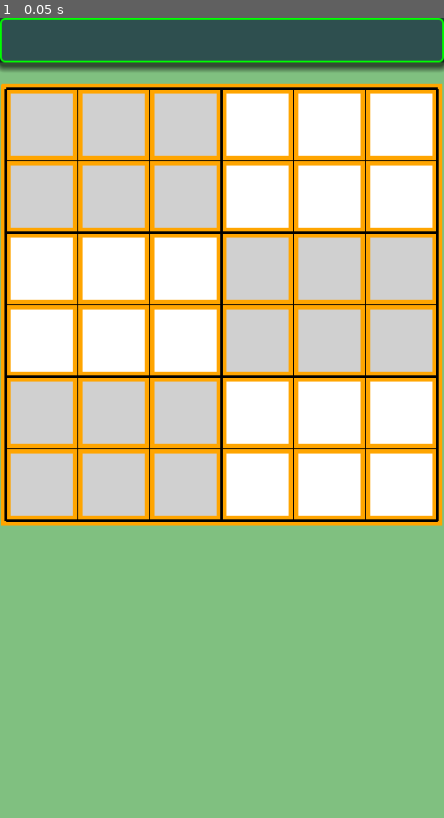
Above: before the commit, frame 1.
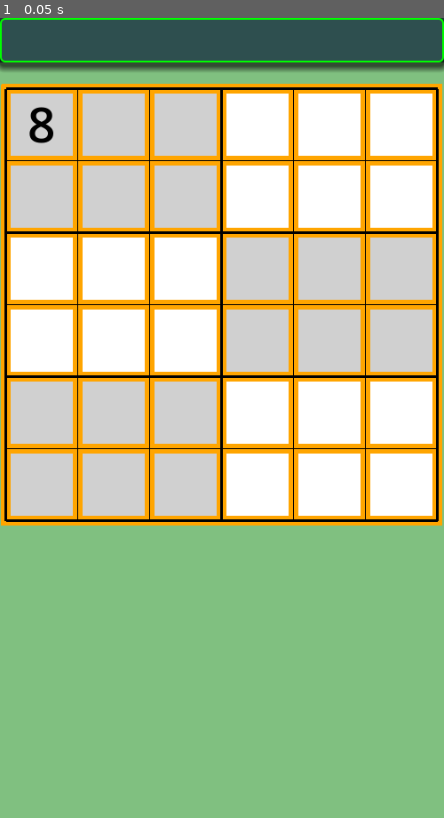
Above: after the commit, the same moment.

Repository: vivisuke/GD4KillerSudoku6
Game: Godot game, scene res://main_scene.tscn
Same seed, same stepped clock (60 frames per second), same inputs: the game is played once before the commit and once after it.
Inputs:
- Up to frame 1 (0.05 s): no input

The runs differ from the first frame. In frame 1, 0.2% of the frame differs, in the area x 6-13%, y 11-16%.

Commit message:
0010 ◎ C 04/03 04/03 0.001│ToDo│手がかり数字ラベルシーン作成

Diff:
--- /dev/null
+++ b/GD4KillerSudoku6/clue_label.tscn
@@ -0,0 +1,10 @@
+[gd_scene format=3 uid="uid://bohn7tgd730e5"]
+
+[node name="ClueLabel" type="Label"]
+offset_right = 79.0
+offset_bottom = 79.0
+theme_override_colors/font_color = Color(0, 0, 0, 1)
+theme_override_font_sizes/font_size = 55
+text = "8"
+horizontal_alignment = 1
+vertical_alignment = 1
--- a/GD4KillerSudoku6/main_scene.tscn
+++ b/GD4KillerSudoku6/main_scene.tscn
@@ -1,9 +1,10 @@
-[gd_scene load_steps=5 format=3 uid="uid://df63unibnxvr5"]
+[gd_scene load_steps=6 format=3 uid="uid://df63unibnxvr5"]
 
 [ext_resource type="Script" path="res://scripts/TitleBar.gd" id="1_ltfgv"]
 [ext_resource type="Script" path="res://scripts/Board.gd" id="2_n82ed"]
 [ext_resource type="Script" path="res://scripts/Grid.gd" id="3_kpcp0"]
 [ext_resource type="Script" path="res://scripts/CageGrid.gd" id="3_xly3w"]
+[ext_resource type="PackedScene" uid="uid://bohn7tgd730e5" path="res://clue_label.tscn" id="5_6arp8"]
 
 [node name="MainScene" type="Node2D"]
 
@@ -38,3 +39,6 @@
 offset_bottom = 40.0
 color = Color(1, 1, 1, 0)
 script = ExtResource("3_kpcp0")
+
+[node name="ClueLabel" parent="Board" instance=ExtResource("5_6arp8")]
+layout_mode = 0
Not shown, changed: GD4KillerSudoku6.spr
